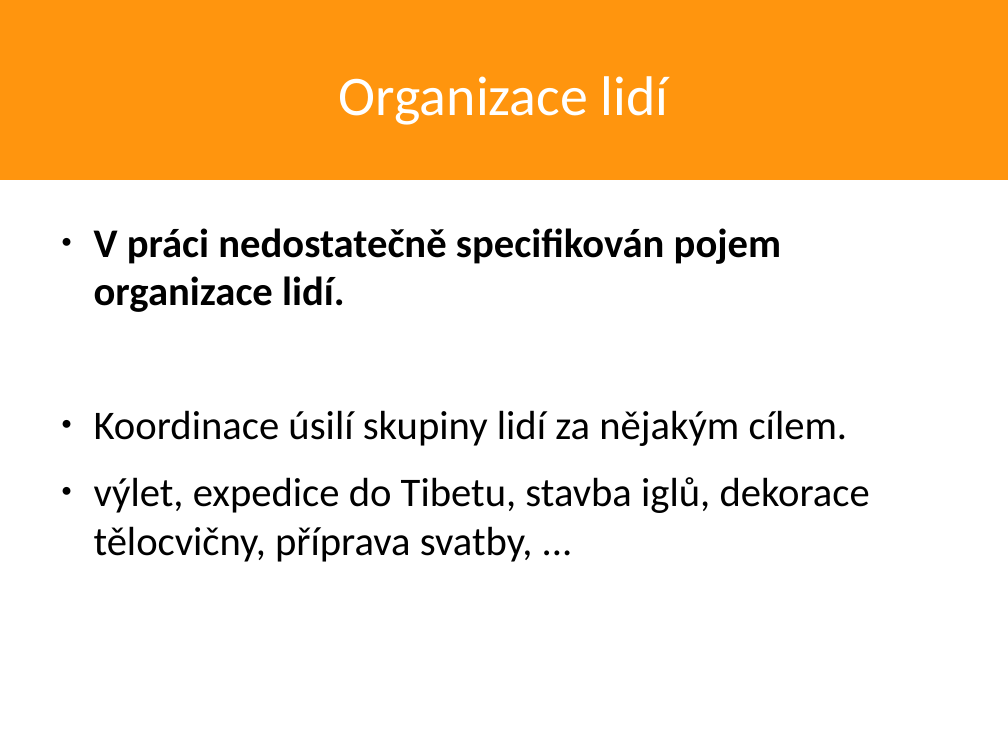
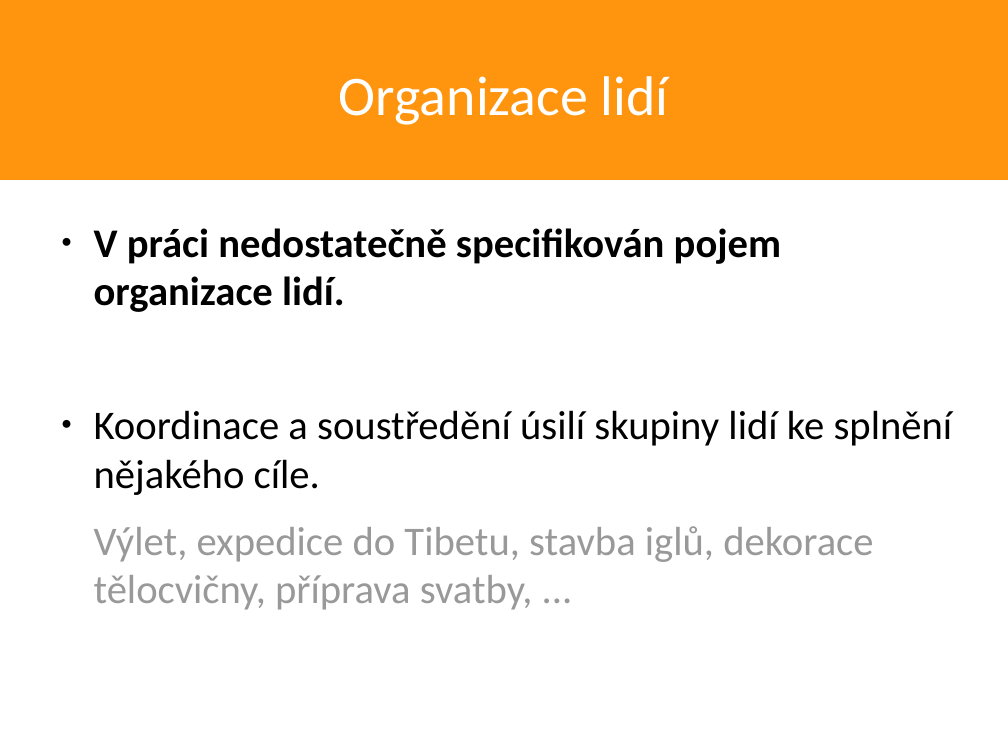
Before and after one commit to honzajavorek/oleander, a slide deck: slide 18 of doc/presentation/presentation.odp. Drawn at 1008x756 pixels with LibreOffice and Linux fonts; fonts in the diff are those of the drawing. Boxes give left, top, right and bottom in pixels: in the first picture for what was removed or moved away, otherwise in the second. Text is boxed around its words. In the diff, an @@ line names an element or a change of style, - is before the commit and + after.

```diff
--- a/doc/presentation/presentation.odp
+++ b/doc/presentation/presentation.odp
@@ text at [94,410,953,610]: text changed; text colour #000000 to #999999 @@
-● Koordinace úsilí skupiny lidí za nějakým cílem.
-● výlet, expedice do Tibetu, stavba iglů, dekorace tělocvičny, příprava svatby, ...
+● Koordinace a soustředění úsilí skupiny lidí ke splnění nějakého cíle.
+Výlet, expedice do Tibetu, stavba iglů, dekorace tělocvičny, příprava svatby, ...
```
Also in this commit, not shown: 4 other slides changed, 1 other file.
